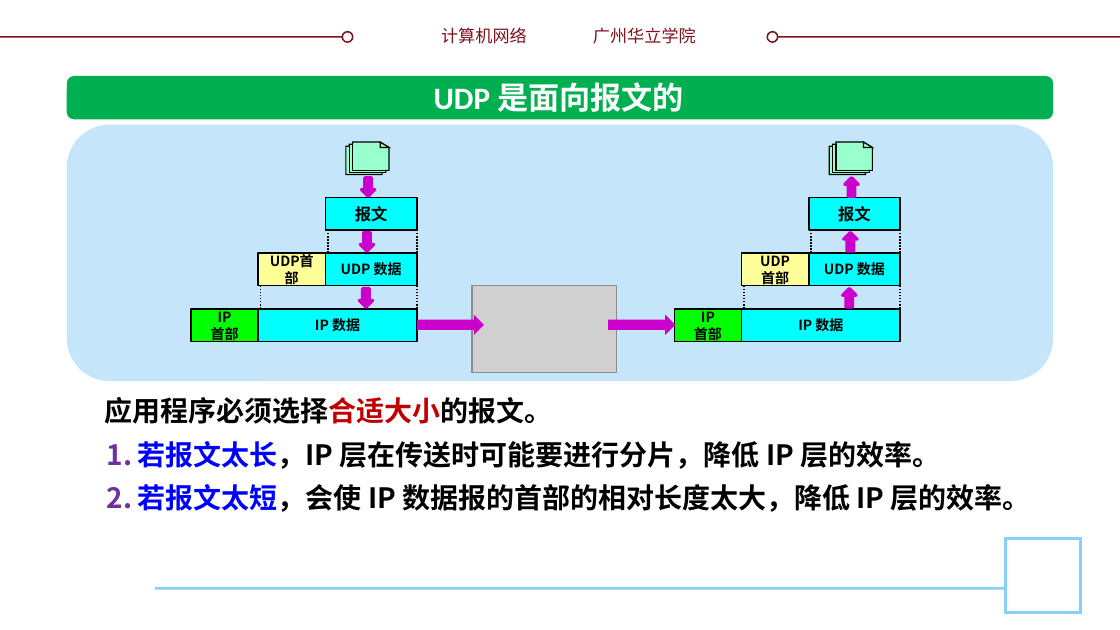
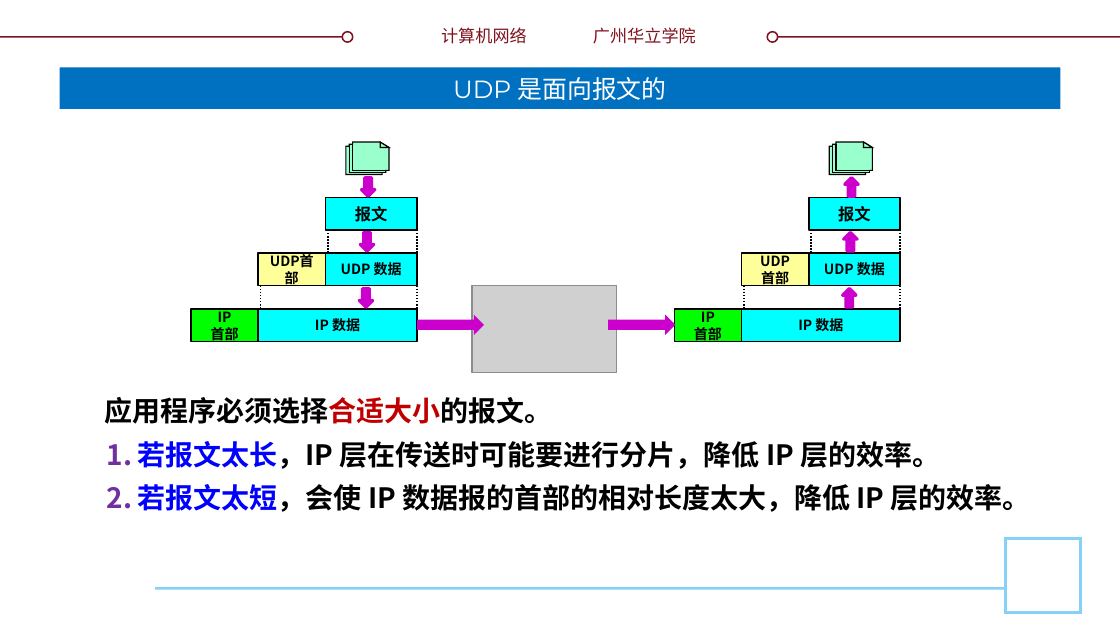
Before and after one commit to glplaman/glplaman.github.io, a slide deck: slide 25 of network/ppt/chap5.pptx (slide 24 before the commit). Drawn at 1120x630 pixels with LibreOffice and Linux fonts; fonts in the diff are those of the drawing; grey boxes stand for pictures; background and template pictures are left out. Boxes give left, top, right and bottom in pixels: in the first picture for what was removed or moved away, otherwise in the second. Text is boxed around its words. In the diff, an @@ line names an element or a change of style, - is before the commit and + after.

```diff
--- a/network/ppt/chap5.pptx
+++ b/network/ppt/chap5.pptx
@@ title "UDP 是面向报文的": place and size @@
-title "UDP 是面向报文的" at (434, 82, 684, 112)
+title "UDP 是面向报文的" at (59, 67, 1061, 109)
@@ title "UDP 是面向报文的" at (59, 67, 1061, 109): size 20 to 16 pt, font Calibri to Montserrat, bold off; vertical alignment top to middle; fill none to #0070C0 @@
@@ rounded rectangle removed at (67, 76, 1054, 120) @@
@@ rounded rectangle removed at (67, 124, 1054, 381) @@
```
Also in this commit, not shown: 16 other slides changed, 3 slides added, 19 other files.
